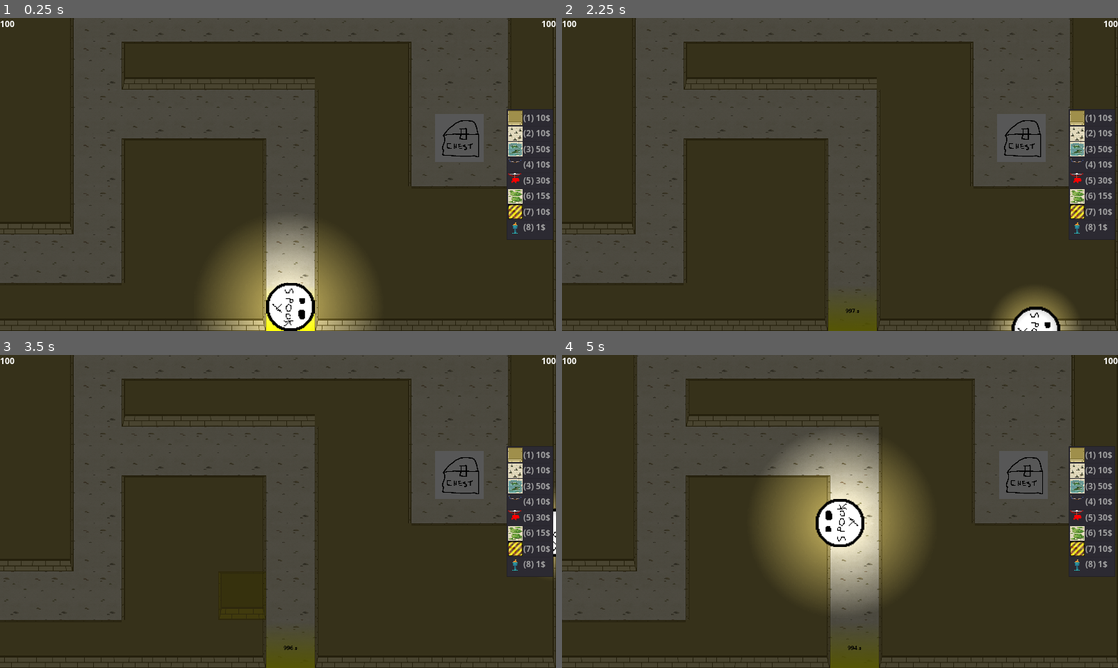
Above: before the commit, frames 1-4 (two rows, left to right).
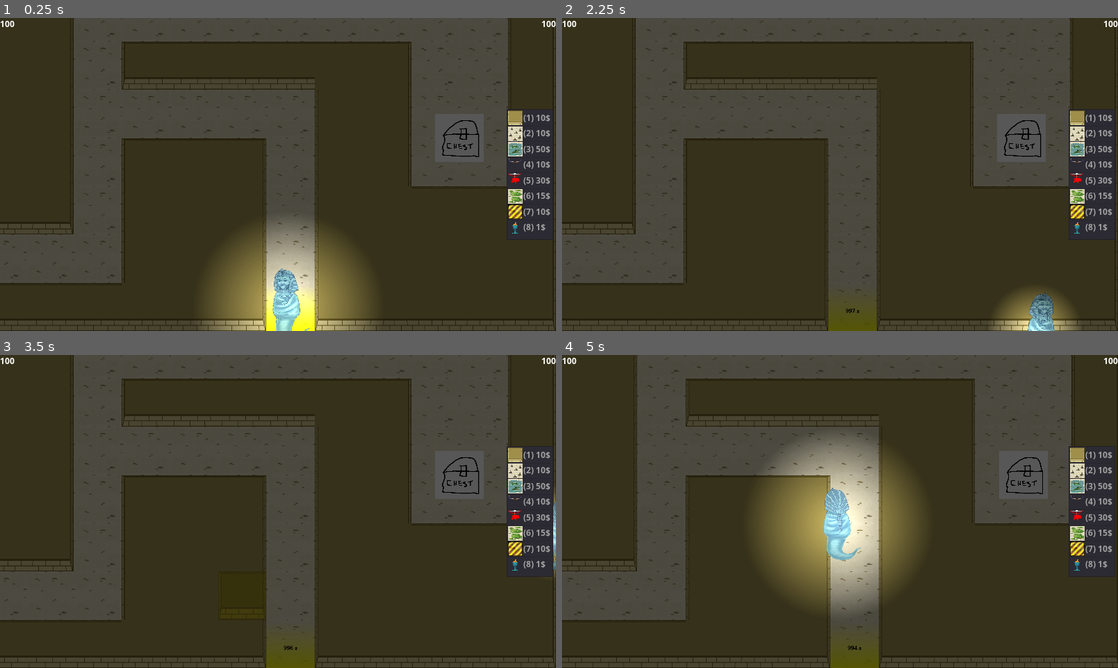
Above: after the commit, the same moments.

Repository: Solid-Squid-Contingent/LD-48
Game: Godot game, scene res://scenes/Game.tscn
Same seed, same stepped clock (60 frames per second), same inputs: the game is played once before the commit and once after it.
Inputs (mouse positions are in pixels of both pictures, inside the frame that each line leads up to):
- Up to frame 1 (0.25 s): no input
- Up to frame 2 (2.25 s): tap Enter at 0.5 s; move the mouse to (962, 158) at 0.52 s; hold D (right) 0.53-1.28 s; hold Right mouse button (interact) 0.53-1.28 s; click (962, 158) at 0.67 s; move the mouse to (728, 190) at 1.27 s; hold S (down) 1.28-2.03 s; click (728, 190) at 1.35 s; right-click (728, 190) at 1.55 s; tap Space at 2 s; move the mouse to (895, 105) at 2.02 s; hold D (right) from 2.03 s (still down); hold Right mouse button (interact) from 2.03 s (still down)
- Up to frame 3 (3.5 s): move the mouse to (250, 574) at 2.77 s; release D (right) at 2.78 s; release Right mouse button (interact) at 2.78 s; hold W (up) from 2.78 s (still down); tap 1 at 2.85 s; click (250, 574) at 2.92 s; right-click (250, 574) at 3.05 s
- Up to frame 4 (5 s): move the mouse to (1006, 558) at 3.52 s; release W (up) at 3.53 s; hold Right mouse button (interact) 3.53-4.28 s; hold A (left) from 3.53 s (still down); tap 9 at 3.6 s; move the mouse to (673, 464) at 4.27 s; tap 0 at 4.35 s; right-click (673, 464) at 4.55 s

The runs differ from the first frame. In frame 1, 1.3% of the frame differs, in the area x 47-57%, y 80-100%; in frame 2, 0.7%; in frame 3, 0.1%; in frame 4, 1.4%, in the area x 45-55%, y 42-66%.

Commit message:
Integrate new player art, add spook cooldown

Diff:
--- a/scenes/Player.tscn
+++ b/scenes/Player.tscn
@@ -14,8 +14,10 @@
 script = ExtResource( 2 )
 
 [node name="Sprite" type="Sprite" parent="."]
-rotation = 1.5708
+scale = Vector2( 0.4, 0.4 )
 texture = ExtResource( 1 )
+region_enabled = true
+region_rect = Rect2( 0, 0, 558, 1022 )
 
 [node name="CollisionShape2D" type="CollisionShape2D" parent="."]
 shape = SubResource( 1 )
@@ -44,3 +46,9 @@
 limit_right = 1920
 limit_bottom = 1080
 limit_smoothed = true
+
+[node name="SpookTimer" type="Timer" parent="."]
+wait_time = 0.5
+one_shot = true
+
+[connection signal="timeout" from="SpookTimer" to="." method="_on_SpookTimer_timeout"]
--- a/scripts/Enemy.gd
+++ b/scripts/Enemy.gd
@@ -296,7 +296,7 @@
 func _on_Enemy_input_event(_viewport, event, _shape_idx):
 	if event.is_action_pressed('interact'):
 		var target = get_global_mouse_position()
-		if (target - player.global_position).length() < player.INTERACT_RANGE:
+		if (target - player.global_position).length() < player.INTERACT_RANGE and player.spook():
 			changeBravery(-50)
 
 
--- a/scripts/Player.gd
+++ b/scripts/Player.gd
@@ -54,6 +54,14 @@
 		i += 1
 
 	updateCameraLimits()
+
+func spook():
+	if !$SpookTimer.is_stopped():
+		return false
+
+	$SpookTimer.start()
+	$Sprite.region_rect.position.x += 558 * 2
+	return true
 
 func updateCameraLimits():
 	var indexRect : Rect2 = layout.get_used_rect()
@@ -123,6 +131,19 @@
 		velocity.y += 1
 	if Input.is_action_pressed("up"):
 		velocity.y -= 1
+
+	if velocity.x > 0:
+		$Sprite.region_rect.position.x = 558
+	elif velocity.x < 0:
+		$Sprite.region_rect.position.x = 0
+	if velocity.y > 0:
+		$Sprite.region_rect.position.y = 0
+	elif velocity.y < 0:
+		$Sprite.region_rect.position.y = 1022
+
+	if velocity.x != 0 and !$SpookTimer.is_stopped():
+			$Sprite.region_rect.position.x += 558 * 2
+
 	velocity = velocity.normalized() * speed
 
 func _process(_delta):
@@ -134,7 +155,6 @@
 
 func _physics_process(_delta):
 	get_input()
-	look_at(position + velocity)
 	velocity = move_and_slide(velocity)
 	if position.x < topLeftMapCorner.x or position.y < topLeftMapCorner.y or \
 		position.x > bottomRightMapCorner.x or position.y > bottomRightMapCorner.y:
@@ -150,3 +170,7 @@
 
 func getCurrentItem():
 	return currentItem
+
+
+func _on_SpookTimer_timeout():
+	$Sprite.region_rect.position.x -= 558 * 2
Binary file removed: resources/graphics/Pharaoh Ansichten1.png
Binary file changed: resources/graphics/player/player.png
